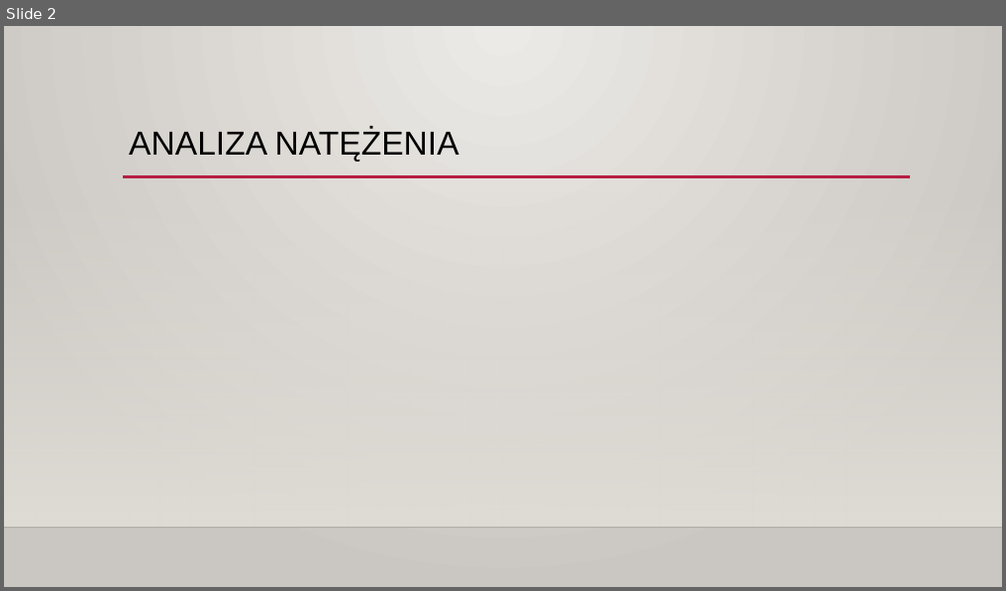
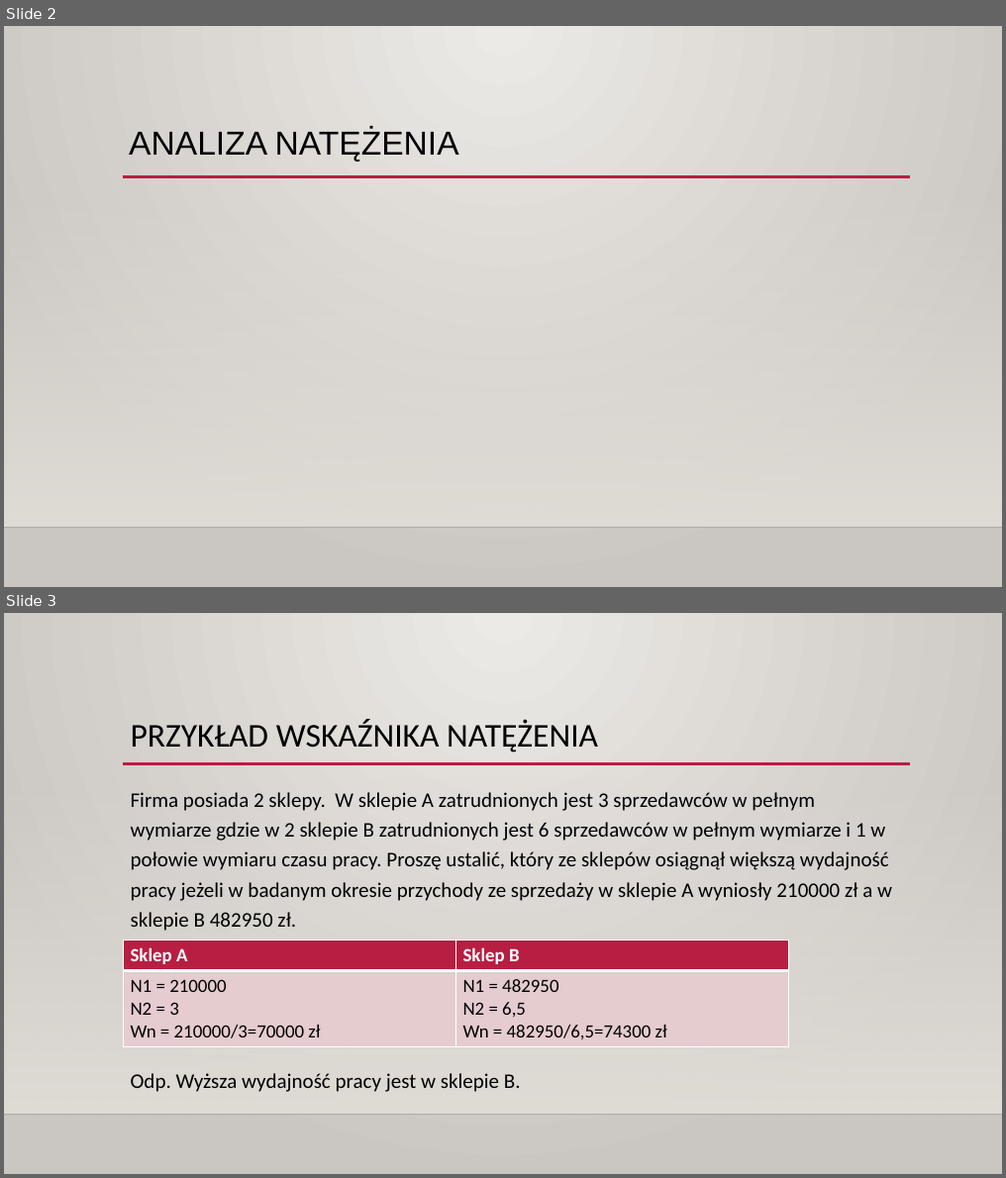
Before and after one commit to VladHaleta2023/Satystic, a slide deck: Analiza statystyczna.pptx. Shown one above the other, each under a label of ours: slide 2 before the commit, slides 2 and 3 after it. The pictures are 1006x591 and 1006x1178 pixels, drawn with LibreOffice and Linux fonts; fonts in the diff are those of the drawing; grey boxes stand for pictures; background and template pictures are left out. Boxes give left, top, right and bottom in pixels: in the first picture for what was removed or moved away, otherwise in the second. Text is boxed around its words. In the diff, an @@ line names an element or a change of style, - is before the commit and + after.

```diff
--- a/Analiza statystyczna.pptx
+++ b/Analiza statystyczna.pptx
@@ slide 3 added at [4,613,1002,1174], background gradient #ECEAE7 to #CAC7C1; not listed: 3 template elements that a slide beside it also shows @@
@@ title added at [131,720,598,753], 32 pt, text #000000 @@
+PRZYKŁAD WSKAŹNIKA NATĘŻENIA
@@ text added at [131,792,892,1092], 20 pt, text #000000 @@
+Firma posiada 2 sklepy. W sklepie A zatrudnionych jest 3 sprzedawców w pełnym wymiarze gdzie w 2 sklepie B zatrudnionych jest 6 sprzedawców w pełnym wymiarze i 1 w połowie wymiaru czasu pracy. Proszę ustalić, który ze sklepów osiągnął większą wydajność pracy jeżeli w badanym okresie przychody ze sprzedaży w sklepie A wyniosły 210000 zł a w sklepie B 482950 zł.
+Odp. Wyższa wydajność pracy jest w sklepie B.
@@ table added at [123,940,788,1046], 2 rows, 2 columns @@
+Sklep A | Sklep B
+N1 = 210000 / N2 = 3 / Wn = 210000/3=70000 zł | N1 = 482950 / N2 = 6,5 / Wn = 482950/6,5=74300 zł
```
Also in this commit, not shown: 1 other slide added.
